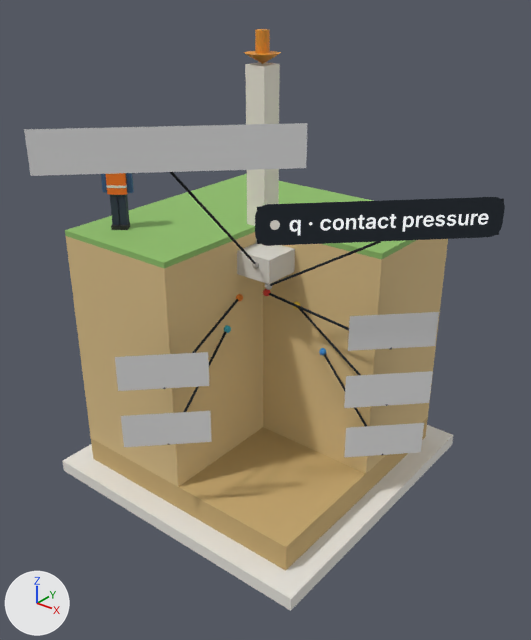
Before and after pictures for a commit that changed the glTF model ar-labor/models/feszultseghagyma-feliratok-en.glb.
Both versions are drawn from a 50 mm camera at (0.44, -0.545, 0.238) aimed at (0.041, -0.047, -0.071). Arrows for +X, +Y and +Z are at lower left; the lights stay in place. The older version comes first. Where no turn or scale is listed for an object, it has been applied to the vertices.

Objects in the first picture: 'alap_m_efe9dc', 'label_0', 'label_12', 'label_16', 'label_20', 'label_24', 'label_4', 'label_8', 'tomb_m_8fbf6a', 'tomb_m_c7a970', 'tomb_m_dcc089', 'tomb_m_e9e6df' and 17 more.
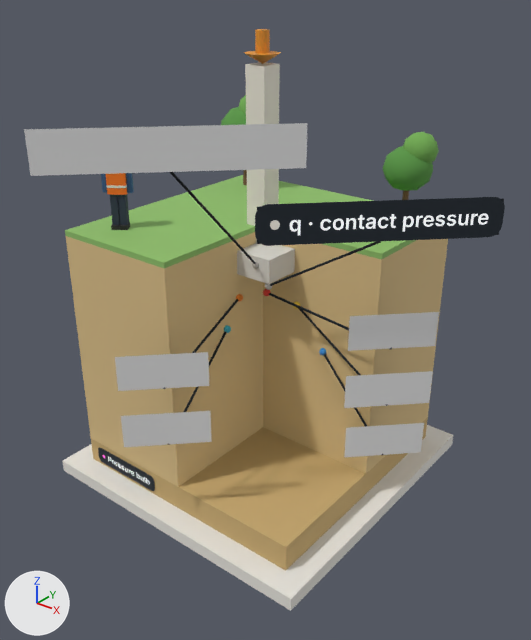
The edits, one by one:
Picture 'Image_0' (img_image_0) is new.
Material 'nevtabla' (mat_nevtabla) is new.
Uses the picture img_image_0.
Material 'm_74ad55' (mat_m_74ad55) is new.
Its base color is (0.175, 0.418, 0.0908) (green #74ad55).
Its roughness is 1.0.
Material 'm_5a9647' (mat_m_5a9647) is new.
Its base color is (0.102, 0.305, 0.063) (green #5a9647).
Its roughness is 1.0.
Material 'm_7a5a3c' (mat_m_7a5a3c) is new.
Its base color is (0.195, 0.102, 0.0452) (brown #7a5a3c).
Its roughness is 0.82.
Mesh me_mesh_22_1 is new.
It has 4 vertices, 2 faces and spans x -0.0446..0.0446, y 0.0, z -0.01..0.01.
It uses material mat_nevtabla.
Mesh me_mesh_13_1 is new.
It has 84 vertices, 160 faces and spans x -0.114..0.126, y 0.084..0.128, z 0.057..0.113.
It uses material mat_m_74ad55 (green #74ad55).
Mesh me_mesh_12_1 is new.
It has 84 vertices, 160 faces and spans x -0.135..0.125, y 0.069..0.131, z 0.033..0.096.
It uses material mat_m_5a9647 (green #5a9647).
Mesh me_mesh_11_1 is new.
It has 28 vertices, 48 faces and spans x -0.108..0.103, y 0.095..0.108, z 0.006..0.052.
It uses material mat_m_7a5a3c (brown #7a5a3c).
Object 'nevtabla' (ob_nevtabla) is new; it shows me_mesh_22_1.
Its location is (-0.079, -0.137, -0.251).
Object 'tomb_m_74ad55' (ob_tomb_m_74ad55) is new; it shows me_mesh_13_1.
Its location is (0.0, 0.0, 0.0).
Object 'tomb_m_5a9647' (ob_tomb_m_5a9647) is new; it shows me_mesh_12_1.
Its location is (0.0, 0.0, 0.0).
Object 'tomb_m_7a5a3c' (ob_tomb_m_7a5a3c) is new; it shows me_mesh_11_1.
Its location is (0.0, 0.0, 0.0).

Where the change shows, as pixel boxes [x1, y1, x2, y2] in the pictures (531 x 640 px):
'tomb_m_5a9647', added
    after: [221, 107, 433, 191]
'tomb_m_74ad55', added
    after: [239, 95, 439, 163]
'nevtabla', added
    after: [98, 448, 155, 491]
'tomb_m_7a5a3c', added (mostly hidden)
    after: [243, 170, 409, 200]
